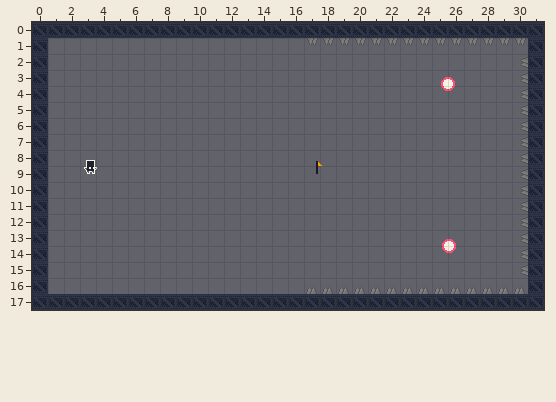
Two states of a Tiled map, core/assets/stages/stage_02.tmx. This is how it looked before the edit.
Cells are 16x16 px. Shown: x 0..31, y 0..17.
After:
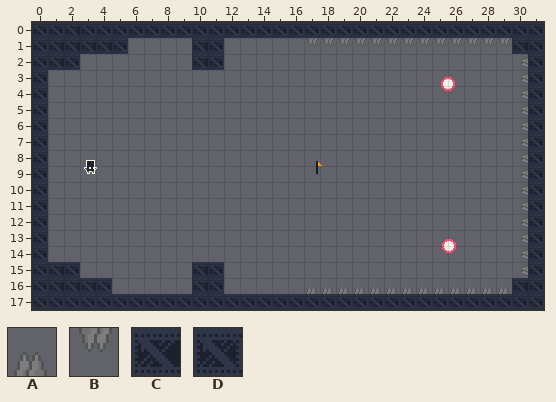
Key: from "Dungeon Sprites": A 131, B 131 turned 180; from "industrial.v2": C 19, D 53.
_ is an empty cell.
The edit:
Layer "details":
The author changed tile A to tile C in row 16 at x 30.
The author changed tile B to tile C in row 1 at x 30.
The author changed tile D to tile C in row 0 at x 2.
Tile C now appears in row 1 at x 1 to 4 and 10; in row 2 at x 1 and 10; in row 15 at x 1 and 10; in row 16 at x 1 to 3 and 10.
Tile D now appears in row 1 at x 5 and 11; in row 2 at x 2 and 11; in row 15 at x 2 and 11; in row 16 at x 4 and 11.
Changed places in both pictures, as pixel boxes (x1, y1, x2, y2):
changed: (48, 26, 128, 70)
added: (192, 38, 224, 70)
changed: (512, 38, 528, 54)
added: (48, 262, 112, 294)
added: (192, 262, 224, 294)
changed: (512, 278, 528, 294)
